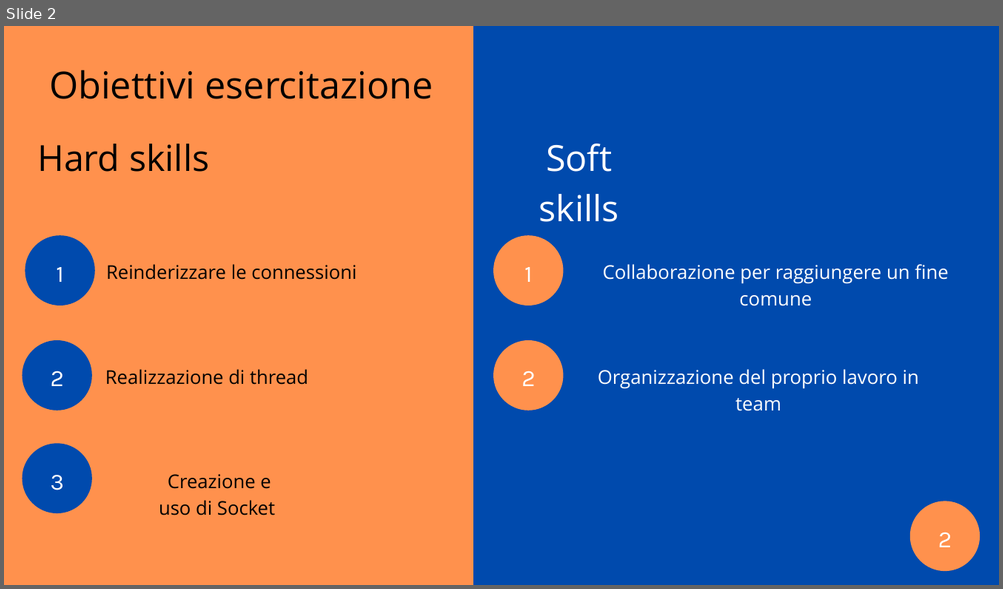
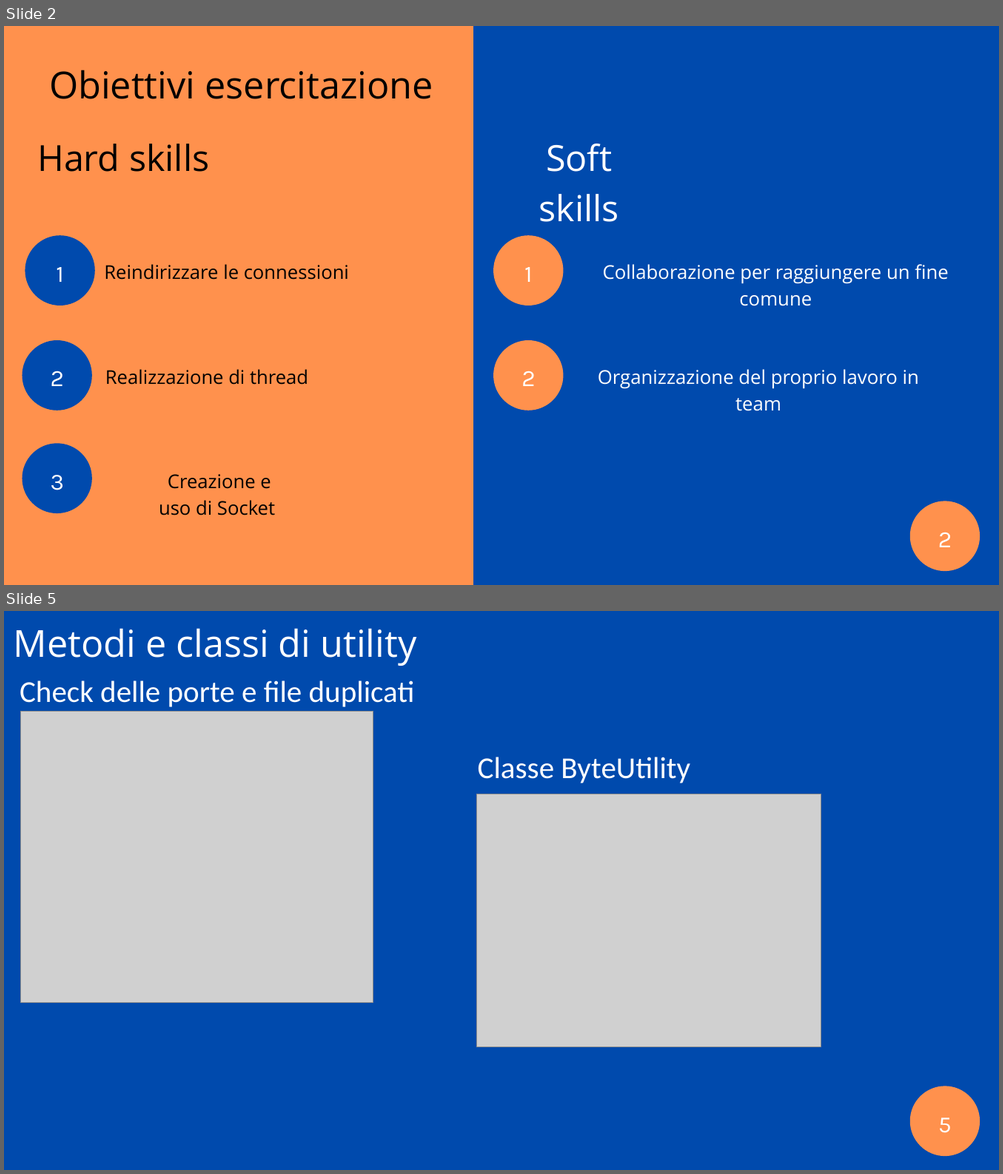
Before and after one commit to ilcors-dev/gruppo-reti, a slide deck: esercitazione_1/documents/Esercitazione 1.pptx. Shown one above the other, each under a label of ours: slide 2 before the commit, slides 2 and 5 after it; the slides between them are not shown. The pictures are 1003x589 and 1003x1174 pixels, drawn with LibreOffice and Linux fonts; fonts in the diff are those of the drawing; grey boxes stand for pictures. Boxes give left, top, right and bottom in pixels: in the first picture for what was removed or moved away, otherwise in the second. Text is boxed around its words. In the diff, an @@ line names an element or a change of style, - is before the commit and + after.

```diff
--- a/esercitazione_1/documents/Esercitazione 1.pptx
+++ b/esercitazione_1/documents/Esercitazione 1.pptx
@@ slide 5 added at bbox=[4, 611, 999, 1170], background #FF914D @@
@@ freeform shape added at bbox=[4, 611, 999, 1170], fill #004AAD @@
@@ text added at bbox=[14, 628, 417, 666], 54 pt, text #FFFFFF @@
+Metodi e classi di utility
@@ text added at bbox=[20, 681, 415, 707], 44 pt, text #FFFFFF @@
+Check delle porte e file duplicati
@@ picture added at bbox=[20, 711, 373, 1003] @@
@@ text added at bbox=[478, 757, 690, 783], 44 pt, text #FFFFFF @@
+Classe ByteUtility
@@ picture added at bbox=[476, 794, 820, 1047] @@
@@ freeform shape added at bbox=[910, 1086, 979, 1156], fill #FF914D @@
@@ text added at bbox=[938, 1118, 951, 1133], 33.5 pt, text #FFFFFF @@
+5
@@ slide 2 changed as well @@
@@ text at bbox=[104, 264, 349, 280]: text changed @@
-Reinderizzare le connessioni
+Reindirizzare le connessioni
```
Also in this commit, not shown: 6 other slides changed, 1 other slide added, 1 other file.
